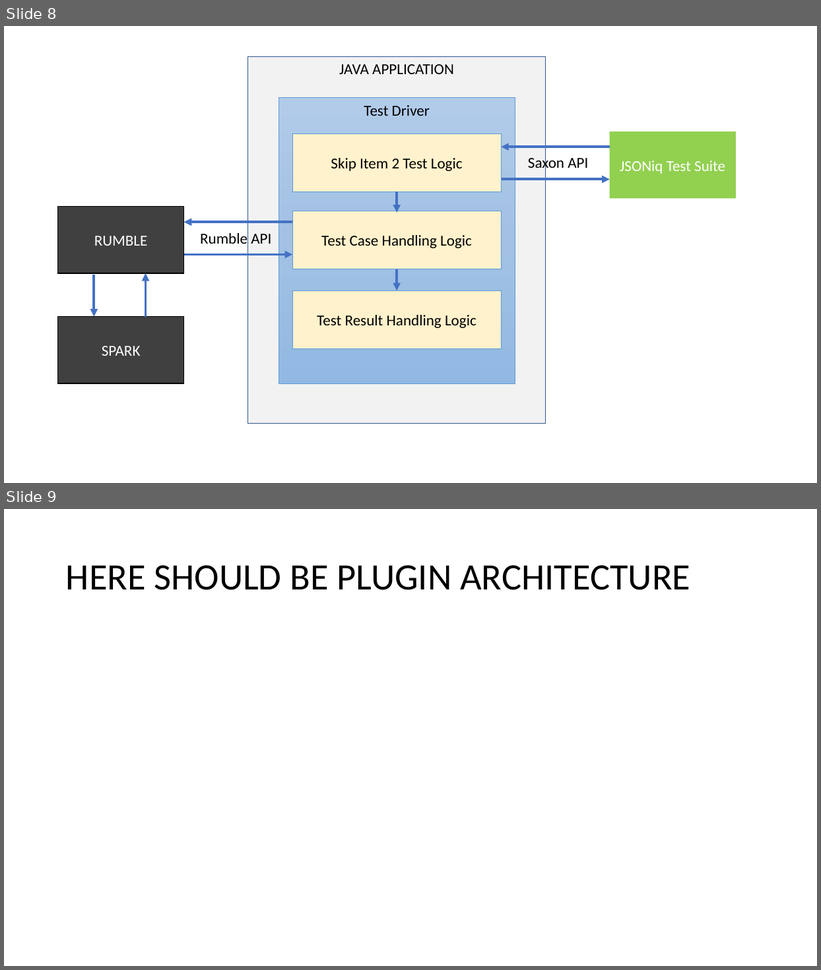
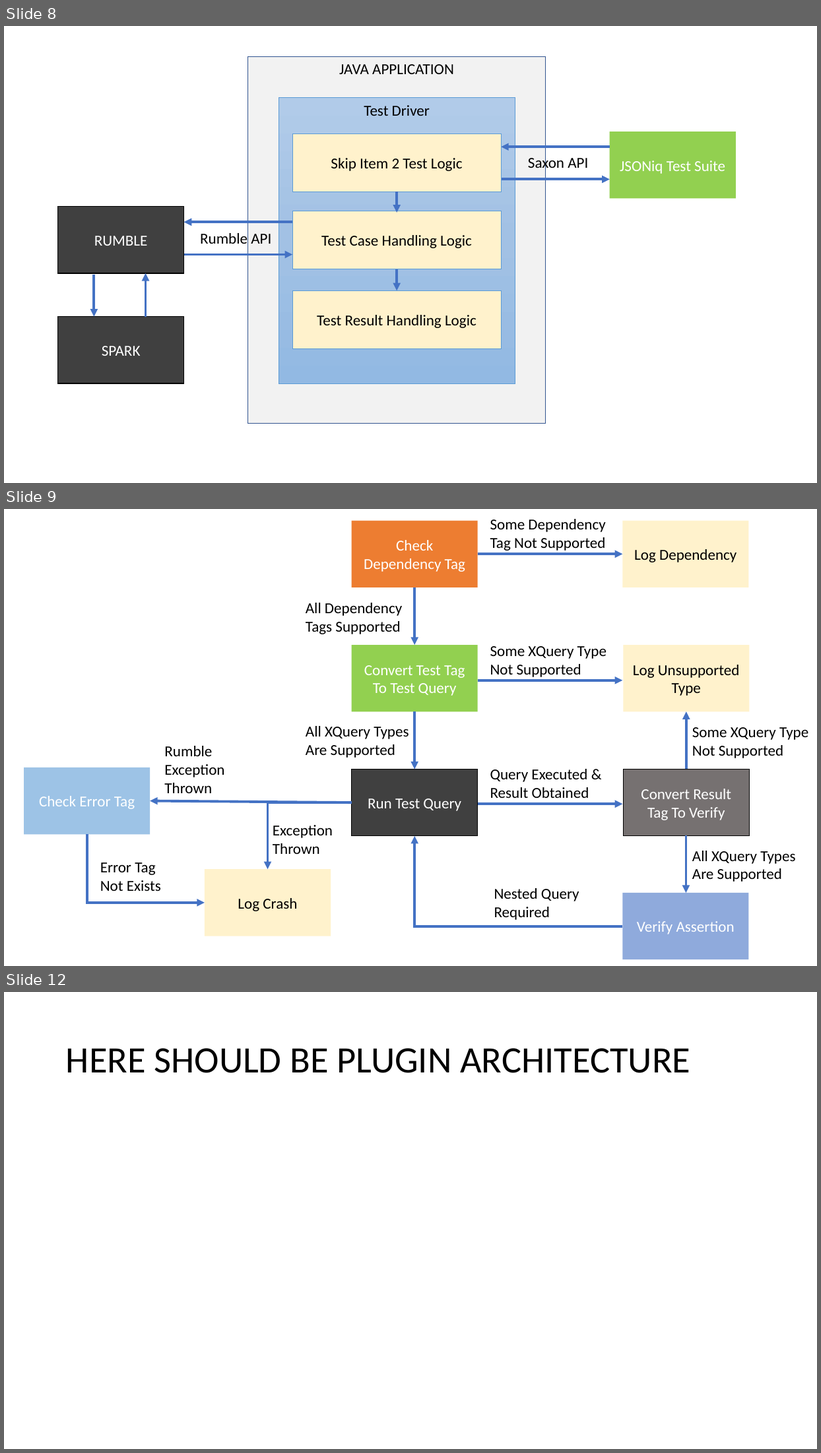
Before and after one commit to RumbleDB/rumble-test-suite, a slide deck: thesis/Architecture Diagram v2.0.pptx. Shown one above the other, each under a label of ours: slides 8 and 9 before the commit, slides 8, 9 and 12 after it; the slides between them are not shown. The pictures are 821x970 and 821x1453 pixels, drawn with LibreOffice and Linux fonts; fonts in the diff are those of the drawing. Boxes give left, top, right and bottom in pixels: in the first picture for what was removed or moved away, otherwise in the second. Text is boxed around its words. In the diff, an @@ line names an element or a change of style, - is before the commit and + after.

Commit message:
Error Codes added and Classification diagram, assert-xml and serialization-matches as well. Skipped removed. Formatting looks nice

```diff
--- a/thesis/Architecture Diagram v2.0.pptx
+++ b/thesis/Architecture Diagram v2.0.pptx
@@ slide 9 added at (4, 509, 817, 966), background #FFFFFF @@
@@ rectangle added at (352, 521, 478, 588), fill #ED7D31, 18 pt, text #FFFFFF @@
+Check Dependency Tag
@@ text added at (490, 519, 605, 551), 18 pt, text #000000 @@
+Some Dependency
+Tag Not Supported
@@ rectangle added at (622, 521, 748, 588), fill #FFF2CC, 18 pt, text #000000 @@
+Log Dependency
@@ arrow added from (478, 554) to (622, 554), #4472C4 3 pt @@
@@ arrow added from (415, 588) to (415, 645), #4472C4 3 pt @@
@@ text added at (306, 603, 402, 634), 18 pt, text #000000 @@
+All Dependency
+Tags Supported
@@ rectangle added at (352, 645, 478, 712), fill #92D050, 18 pt, text #FFFFFF @@
+Convert Test Tag To Test Query
@@ text added at (490, 646, 607, 677), 18 pt, text #000000 @@
+Some XQuery Type
+Not Supported
@@ rectangle added at (623, 645, 749, 712), fill #FFF2CC, 18 pt, text #000000 @@
+Log Unsupported Type
@@ arrow added from (478, 681) to (622, 681), #4472C4 3 pt @@
@@ text added at (306, 726, 409, 758), 18 pt, text #000000 @@
+All XQuery Types
+Are Supported
@@ arrow added from (415, 712) to (415, 770), #4472C4 3 pt @@
@@ arrow added from (686, 770) to (686, 712), #4472C4 3 pt @@
@@ text added at (164, 746, 224, 793), 18 pt, text #000000 @@
+Rumble
+Exception
+Thrown
@@ text added at (692, 727, 809, 758), 18 pt, text #000000 @@
+Some XQuery Type
+Not Supported
@@ rectangle added at (24, 768, 151, 835), fill #9DC3E6, 18 pt, text #FFFFFF @@
+Check Error Tag
@@ rectangle added at (352, 770, 478, 836), fill #404040, outline #000000 1 pt, 18 pt, text #FFFFFF @@
+Run Test Query
@@ text added at (490, 769, 589, 798), 18 pt, text #000000 @@
+Query Executed &
+Result Obtained
@@ rectangle added at (623, 770, 749, 836), fill #767171, outline #000000 1 pt, 18 pt, text #FFFFFF @@
+Convert Result Tag To Verify
@@ arrow added from (352, 803) to (150, 801), #4472C4 3 pt @@
@@ elbow arrow added from (352, 803) to (267, 869), #4472C4 3 pt @@
@@ arrow added from (478, 804) to (622, 804), #4472C4 3 pt @@
@@ text added at (273, 825, 333, 854), 18 pt, text #000000 @@
+Exception
+Thrown
@@ elbow arrow added from (87, 835) to (205, 903), #4472C4 3 pt @@
@@ elbow arrow added from (622, 927) to (415, 836), #4472C4 3 pt @@
@@ arrow added from (686, 836) to (686, 893), #4472C4 3 pt @@
@@ text added at (100, 863, 161, 891), 18 pt, text #000000 @@
+Error Tag
+Not Exists
@@ text added at (692, 851, 795, 882), 18 pt, text #000000 @@
+All XQuery Types
+Are Supported
@@ rectangle added at (205, 869, 331, 937), fill #FFF2CC, 18 pt, text #000000 @@
+Log Crash
@@ text added at (494, 889, 580, 920), 18 pt, text #000000 @@
+Nested Query
+Required
@@ rectangle added at (622, 893, 748, 960), fill #8FAADC, 18 pt, text #FFFFFF @@
+Verify Assertion
@@ what was slide 9 is now slide 12 @@
```
Also in this commit, not shown: 2 other slides added, 7 other files.
